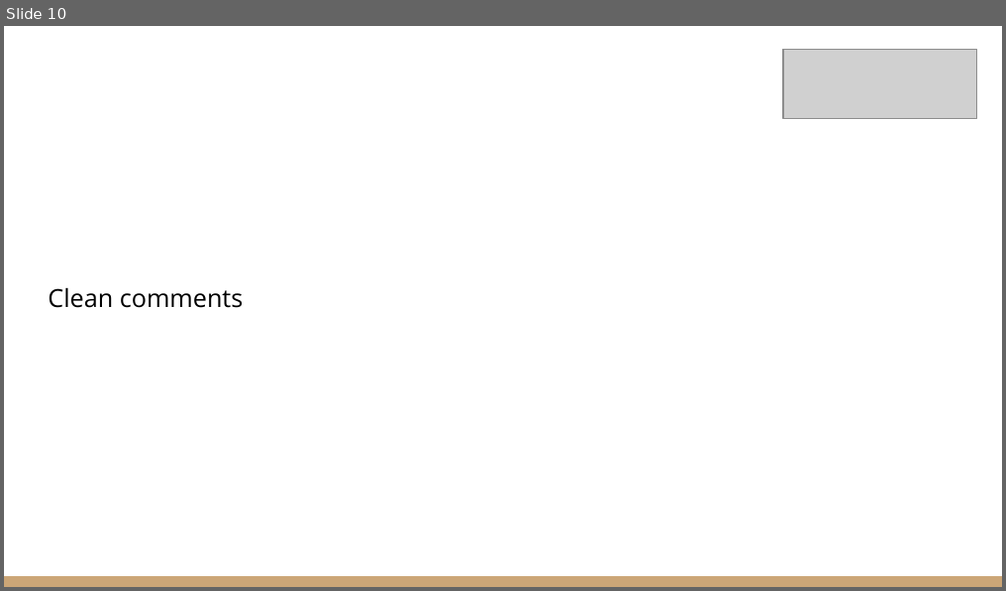
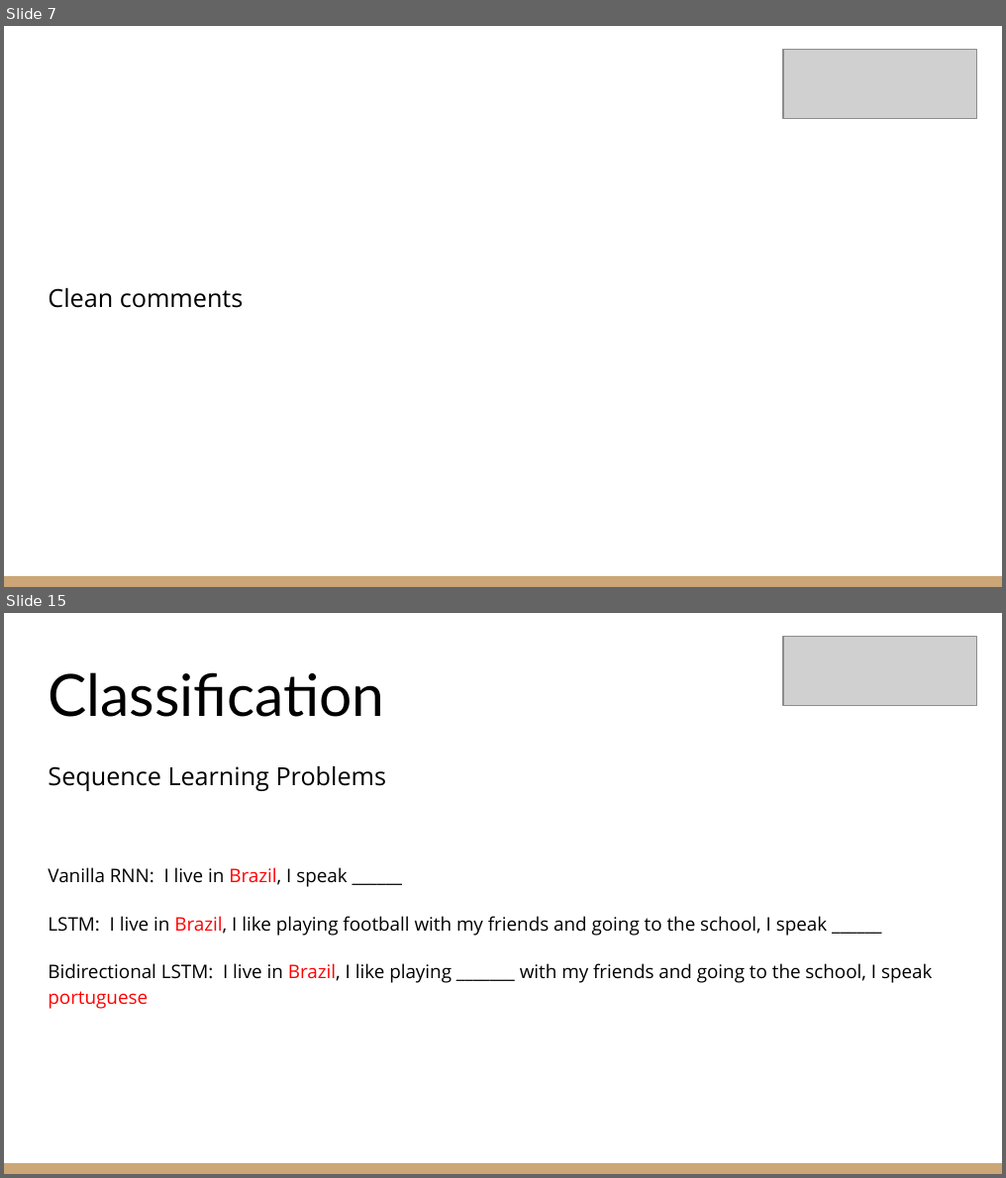
Before and after one commit to DarKenW/HoneyBadgerCoding, a slide deck: Project/Jigsaw Comments Classification.pptx. Shown one above the other, each under a label of ours: slide 10 before the commit, slides 7 and 15 after it; the slides between them are not shown. The pictures are 1006x591 and 1006x1178 pixels, drawn with LibreOffice and Linux fonts; fonts in the diff are those of the drawing; grey boxes stand for pictures; background and template pictures are left out. Boxes give left, top, right and bottom in pixels: in the first picture for what was removed or moved away, otherwise in the second. Text is boxed around its words. In the diff, an @@ line names an element or a change of style, - is before the commit and + after.

```diff
--- a/Project/Jigsaw Comments Classification.pptx
+++ b/Project/Jigsaw Comments Classification.pptx
@@ slide 15 added at [4,613,1002,1174], background #FFFFFF; not listed: 1 template element that a slide beside it also shows @@
@@ picture added at [783,636,977,706] @@
@@ title added at [48,672,384,717], 42 pt, text #000000 @@
+Classification
@@ text added at [48,766,932,1009], 13.5 pt, text #000000 @@
+Sequence Learning Problems
+Vanilla RNN: I live in Brazil, I speak ______
+LSTM: I live in Brazil, I like playing football with my friends and going to the school, I speak ______
+Bidirectional LSTM: I live in Brazil, I like playing _______ with my friends and going to the school, I speak portuguese
@@ what was slide 10 is now slide 7 @@
```
Also in this commit, not shown: 8 slides changed, 8 other slides added, 7 slides removed, 4 other files.
